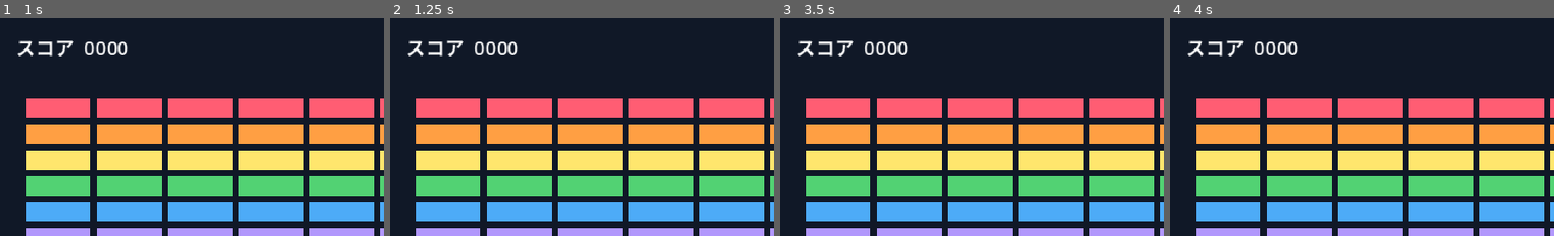
Above: before the commit, frames 1-4 (left to right).
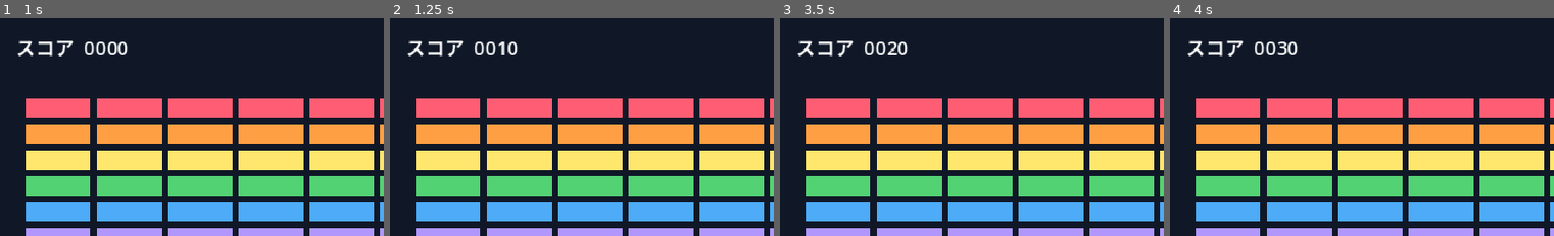
Above: after the commit, the same moments.

Repository: ittokunvim/example-godot
Game: Godot game, scene res://main.tscn
The game is run twice, just before and just after one commit, with the same random seed, the same clock (stepped at 60 frames per second) and the same inputs.
Inputs (mouse positions are % of the whole screen's width and height, from its top left):
- Up to frame 1 (1 s): tap Enter (ui_accept) at 0.5, 0.77 s; move the mouse to (72, 45) at 0.52 s; hold D (move_right) from 0.53 s (still down); click (72, 45) at 0.67 s
- Up to frame 2 (1.25 s): keep holding D (move_right)
- Up to frame 3 (3.5 s): move the mouse to (29, 55) at 1.27 s; release D (move_right) at 1.28 s; hold A (move_left) 1.28-2.03 s; tap Enter (ui_accept) at 1.52, 3.02 s; move the mouse to (60, 28) at 2.02 s; hold D (move_right) from 2.03 s (still down); move the mouse to (45, 70) at 2.77 s; click (45, 70) at 2.92 s
- Up to frame 4 (4 s): move the mouse to (80, 65) at 3.52 s; release D (move_right) at 3.53 s; hold A (move_left) from 3.53 s (still down); tap Enter (ui_accept) at 3.77 s
The pictures show only the part of the screen within x 0-50%, y 0-50%; the shares and areas given below are measured in that part.

Frame 1 is identical in both runs. In frame 2, 0.1% of the frame differs, in the area x 28-31%, y 10-17%; in frame 3, 0.1%; in frame 4, less than 0.1%.

Commit message:
fix: typo

Diff:
--- a/breakout/game.gd
+++ b/breakout/game.gd
@@ -72,7 +72,7 @@
 
 
 func _on_brick_destroyed() -> void:
-	if _state == GameState.PLAYING:
+	if _state != GameState.PLAYING:
 		return
 
 	_score += 10
